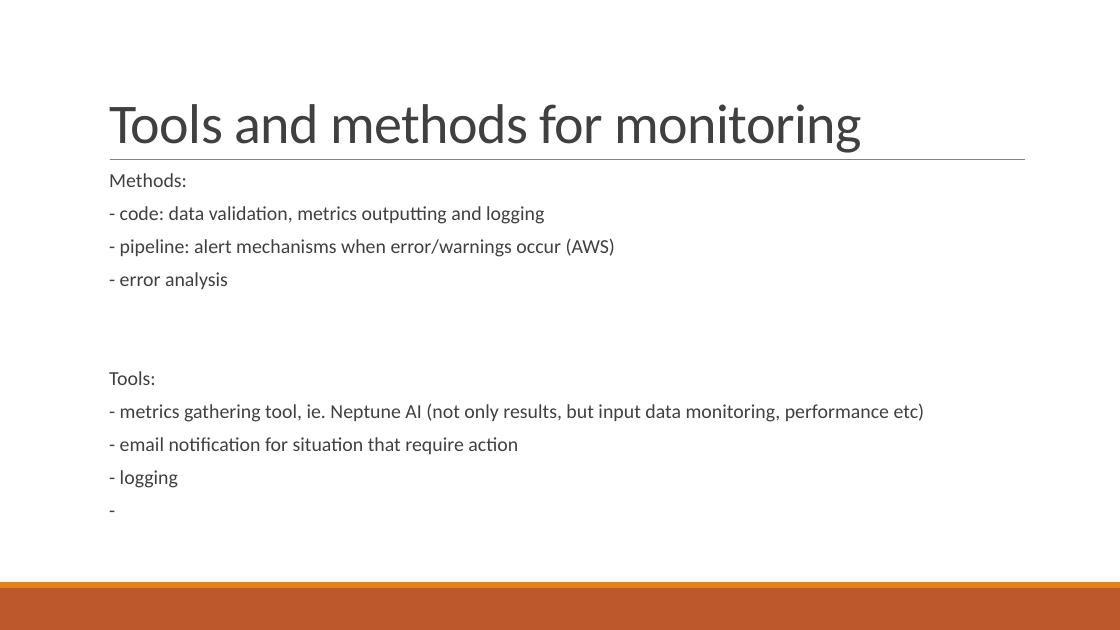
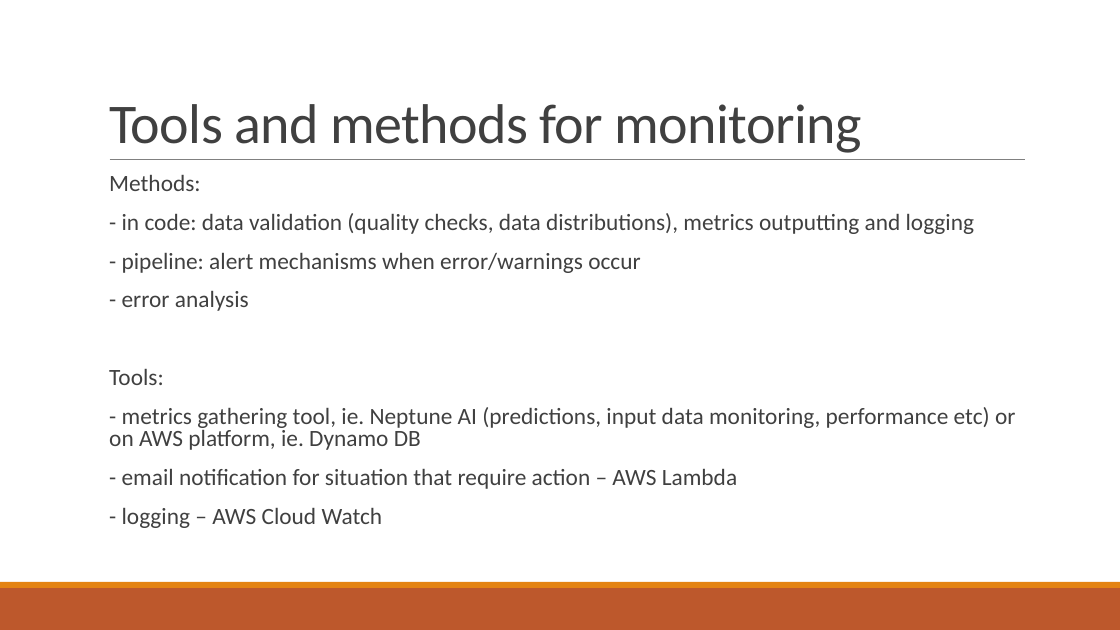
Before and after one commit to nlp-task-kp/sentiment_analysis, a slide deck: slide 17 of presentation/Sentiment analysis for EPARs.pptx (slide 16 before the commit). Drawn at 1120x630 pixels with LibreOffice and Linux fonts; fonts in the diff are those of the drawing. Boxes give left, top, right and bottom in pixels: in the first picture for what was removed or moved away, otherwise in the second. Text is boxed around its words. In the diff, an @@ line names an element or a change of style, - is before the commit and + after.

```diff
--- a/presentation/Sentiment analysis for EPARs.pptx
+++ b/presentation/Sentiment analysis for EPARs.pptx
@@ text at <box>109,175,249,385</box>: size 17 to 20 pt in "Methods:", "- error analysis", "Tools:"; line spacing 0.7 to 0.8 @@
@@ text at <box>122,213,974,273</box>: text changed; size 17 to 20 pt @@
-  - code: data validation, metrics outputting and logging
-  - pipeline: alert mechanisms when error/warnings occur (AWS)
+  - in code: data validation (quality checks, data distributions), metrics outputting and logging
+  - pipeline: alert mechanisms when error/warnings occur
@@ text at <box>109,407,1015,528</box>: text changed; size 17 to 20 pt @@
-  - metrics gathering tool, ie. Neptune AI (not only results, but input data monitoring, performance etc)
-  - email notification for situation that require action
-  - logging
-  -
+  - metrics gathering tool, ie. Neptune AI (predictions, input data monitoring, performance etc) or on AWS platform, ie. Dynamo DB
+  - email notification for situation that require action – AWS Lambda
+  - logging – AWS Cloud Watch
```
Also in this commit, not shown: 11 other slides changed, 4 slides added, 2 slides removed.
